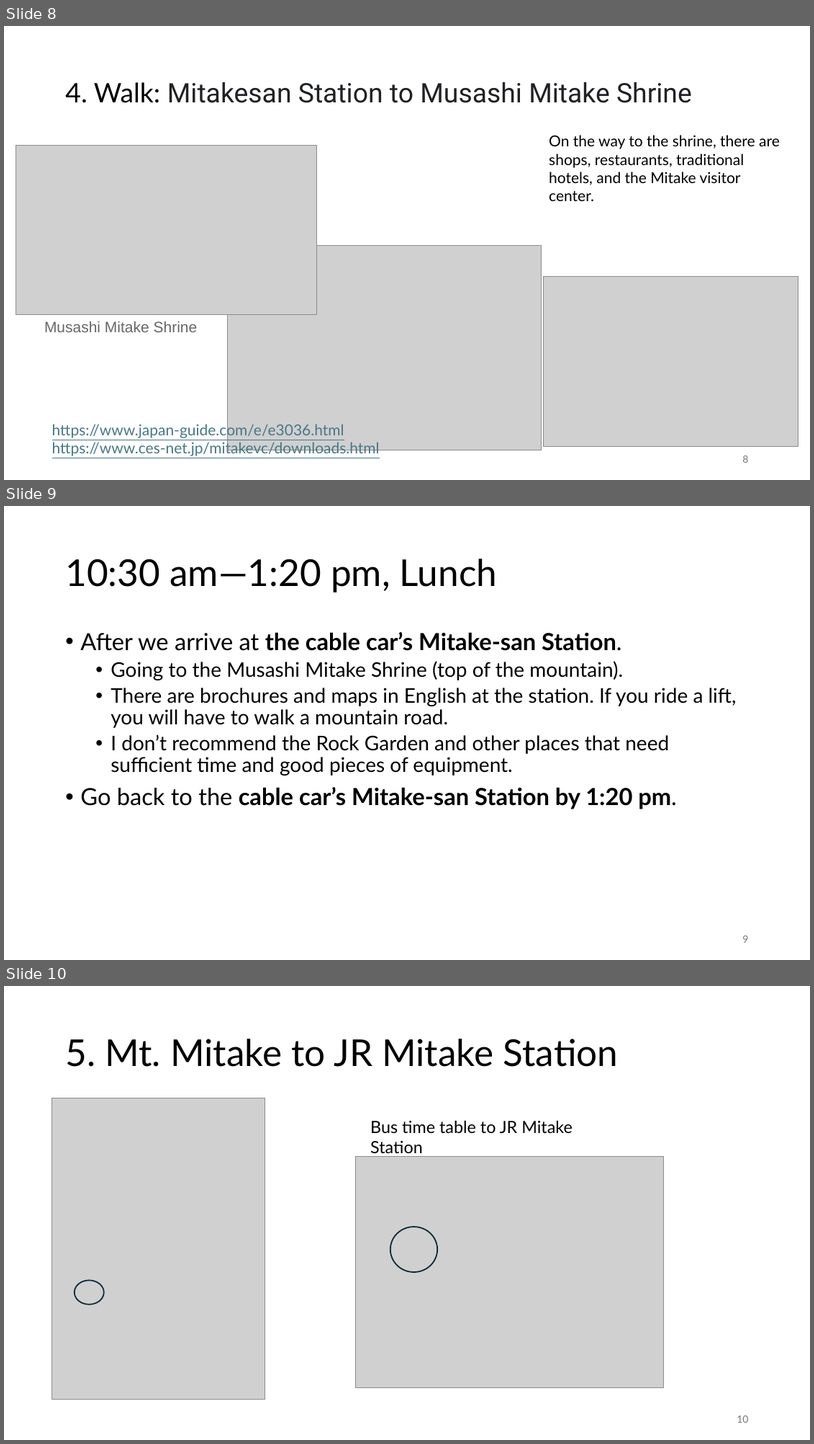
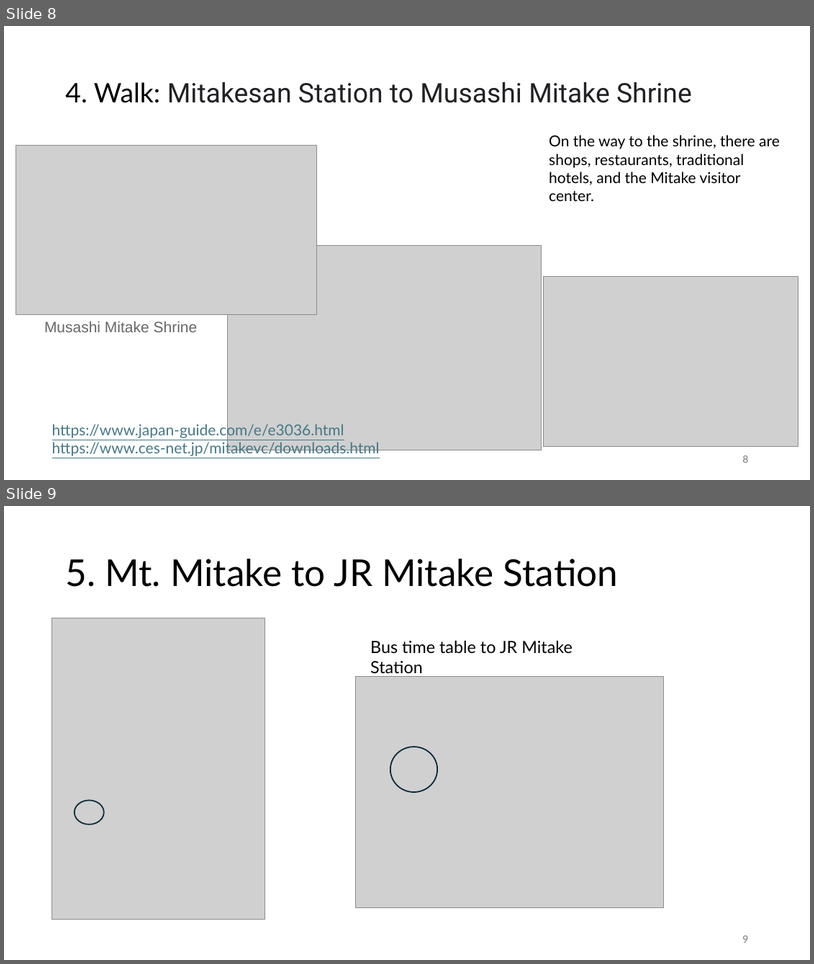
Before and after one commit to ayumu-tanaka/Japanese_Economy, a slide deck: Mt_Mitake/Mt_Mitake_v2.pptx. Shown one above the other, each under a label of ours: slides 8, 9 and 10 before the commit, slides 8 and 9 after it. The pictures are 814x1444 and 814x964 pixels, drawn with LibreOffice and Linux fonts; fonts in the diff are those of the drawing; grey boxes stand for pictures. Boxes give left, top, right and bottom in pixels: in the first picture for what was removed or moved away, otherwise in the second. Text is boxed around its words. In the diff, an @@ line names an element or a change of style, - is before the commit and + after.

```diff
--- a/Mt_Mitake/Mt_Mitake_v2.pptx
+++ b/Mt_Mitake/Mt_Mitake_v2.pptx
@@ slide 9 removed at (x1=4, y1=506, x2=810, y2=960), background #FFFFFF @@
@@ title removed at (x1=65, y1=559, x2=497, y2=592) @@
-10:30 am—1:20 pm, Lunch
@@ text removed at (x1=80, y1=632, x2=737, y2=809) @@
-• After we arrive at the cable car’s Mitake-san Station.
-  • Going to the Musashi Mitake Shrine (top of the mountain).
-  • There are brochures and maps in English at the station. If you ride a lift, you will have to walk a mountain road.
-  • I don’t recommend the Rock Garden and other places that need sufficient time and good pieces of equipment.
-• Go back to the cable car’s Mitake-san Station by 1:20 pm.
@@ page number removed at (x1=743, y1=935, x2=748, y2=942) @@
-9
@@ what was slide 10 is now slide 9 @@
@@ page number at (x1=743, y1=935, x2=748, y2=942): text changed @@
-10
+9
```
Also in this commit, not shown: 3 slides changed, 2 other files.
